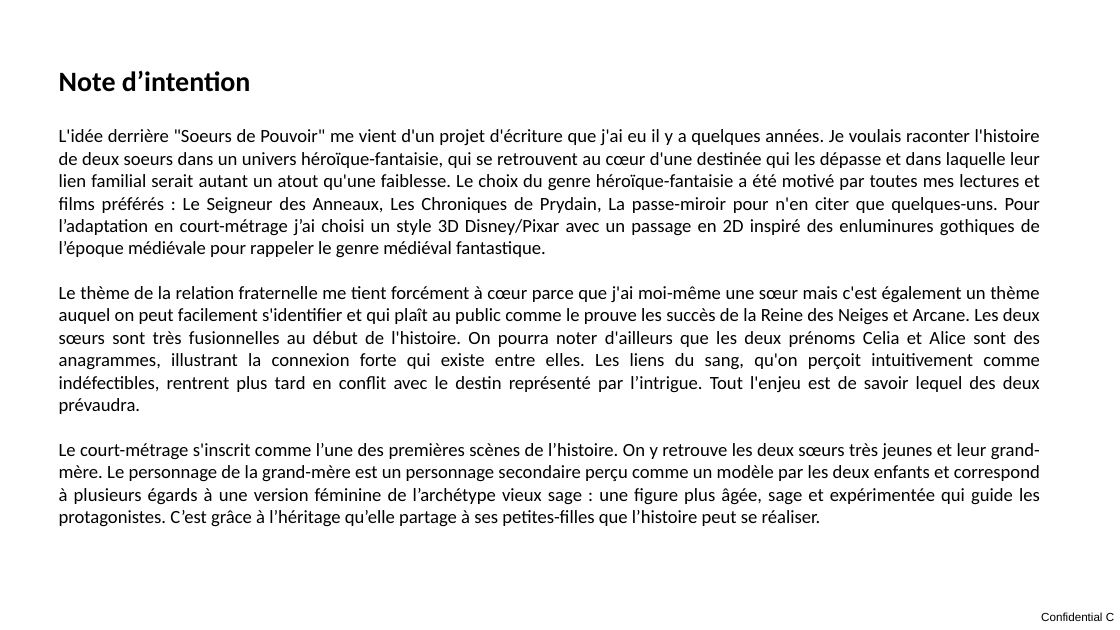
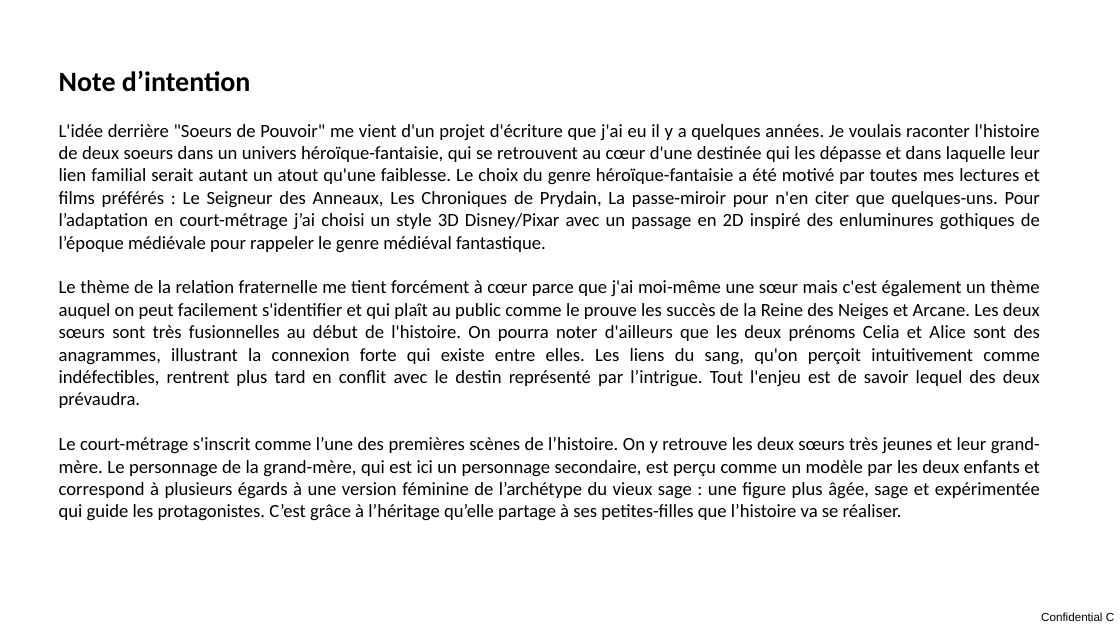
Before and after one commit to Audichu/Formation_studi, a slide deck: slide 6 of 01_WorkInProgress/01_PréProd/intention.pptx. Drawn at 1120x630 pixels with LibreOffice and Linux fonts; fonts in the diff are those of the drawing. Boxes give left, top, right and bottom in pixels: in the first picture for what was removed or moved away, otherwise in the second. Text is boxed around its words. In the diff, an @@ line names an element or a change of style, - is before the commit and + after.

```diff
--- a/01_WorkInProgress/01_PréProd/intention.pptx
+++ b/01_WorkInProgress/01_PréProd/intention.pptx
@@ text at (59,437,1040,521): text changed @@
-Le court-métrage s'inscrit comme l’une des premières scènes de l’histoire. On y retrouve les deux sœurs très jeunes et leur grand-mère. Le personnage de la grand-mère est un personnage secondaire perçu comme un modèle par les deux enfants et correspond à plusieurs égards à une version féminine de l’archétype vieux sage : une figure plus âgée, sage et expérimentée qui guide les protagonistes. C’est grâce à l’héritage qu’elle partage à ses petites-filles que l’histoire peut se réaliser.
+Le court-métrage s'inscrit comme l’une des premières scènes de l’histoire. On y retrouve les deux sœurs très jeunes et leur grand-mère. Le personnage de la grand-mère, qui est ici un personnage secondaire, est perçu comme un modèle par les deux enfants et correspond à plusieurs égards à une version féminine de l’archétype du vieux sage : une figure plus âgée, sage et expérimentée qui guide les protagonistes. C’est grâce à l’héritage qu’elle partage à ses petites-filles que l’histoire va se réaliser.
```
Also in this commit, not shown: 5 other slides changed, 1 other file.
